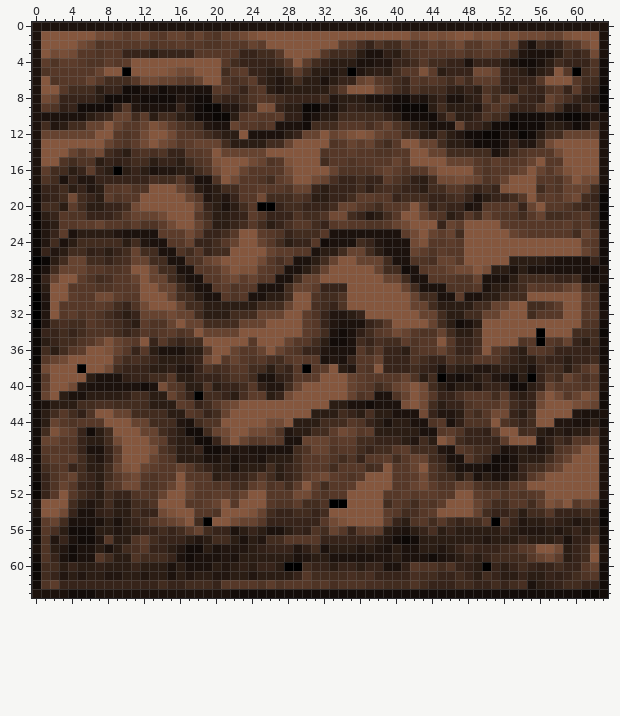
A pixel-art sprite gets an edit: Flooded.png. The picture above was drawn from the file before the commit.
The file is 64x64 pixels. Colours within 5 levels of each other are drawn and written as one.
The same view after the edit:
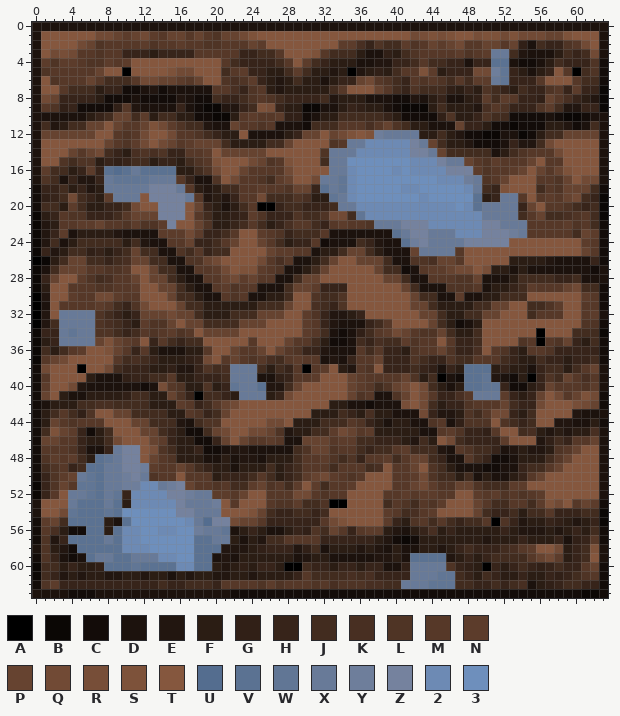
Palette (. is transparent): A #000000  B #0b0705  C #130c09  D #1c120d  E #221610  F #2b1d14  G #312017  H #37241a  J #422c1f  K #482f22  L #4f3425  M #563828  N #5c3c2b  P #664330  Q #714a35  R #774e38  S #7d523a  T #85573e  U #546d8f  V #5b7292  W #617695  X #687a98  Y #6e7e9b  Z #75829e  2 #6d8ab4  3 #6e8fbc
Difference:
{"y":3,"x":51,"old":"MM","new":"XX"}
{"y":4,"x":51,"old":"HF","new":"VV"}
{"y":5,"x":51,"old":"PH","new":"YW"}
{"y":6,"x":51,"old":"NH","new":"XW"}
{"y":12,"x":38,"old":"PNNJK","new":"YXXXX"}
{"y":13,"x":35,"old":"PNPLJMTTP","new":"XX22222ZX"}
{"y":14,"x":33,"old":"MMNMMLLMMTTP","new":"XXX222222ZZX"}
{"y":15,"x":33,"old":"MMLMMMMPMTTTTPP","new":"XX3333333222ZXX"}
{"y":16,"x":8,"old":"FAFHFDEE","new":"VUVXVVVV"}
{"y":16,"x":33,"old":"PLLLLNPNLMMQTTTT","new":"XX23333232222ZZZ"}
{"y":17,"x":8,"old":"HHHHHKJJ","new":"XWWWWXXX"}
{"y":17,"x":32,"old":"PKHHJHHNLJGFJQQRQP","new":"XXW2333333333222YX"}
{"y":18,"x":8,"old":"MMNLLTTTP","new":"XXXXXZZZX"}
{"y":18,"x":32,"old":"FHHHJGJKJHHFJJMMJH","new":"VXW23333322333332X"}
{"y":19,"x":9,"old":"LMM","new":"XXX"}
{"y":19,"x":13,"old":"TTTTP","new":"ZZZZX"}
{"y":19,"x":33,"old":"HHJNNMMHJJJHHJKHD","new":"WX23333333233333V"}
{"y":19,"x":52,"old":"HJ","new":"XX"}
{"y":20,"x":14,"old":"TTT","new":"ZZZ"}
{"y":20,"x":34,"old":"PPMLJMMNTNHJHHDEMMMN","new":"XX2222222222232VXXXX"}
{"y":21,"x":14,"old":"QTT","new":"ZZZ"}
{"y":21,"x":36,"old":"HEFJMTTPMLFHMJPMLL","new":"W2222222222222XXXX"}
{"y":22,"x":15,"old":"Q","new":"Z"}
{"y":22,"x":38,"old":"LMPQTTTHPNTTTTNMM","new":"XXXZZZ222222ZZXXX"}
{"y":23,"x":40,"old":"DNQTPNPJTTTTTPN","new":"VXZZXXX222ZZZYX"}
{"y":24,"x":41,"old":"DQSMMNMTTTTT","new":"VYZXXXXZZZZZ"}
{"y":25,"x":43,"old":"NLNM","new":"XXXX"}
{"y":32,"x":3,"old":"MNLM","new":"XXXX"}
{"y":33,"x":3,"old":"KJJM","new":"XXXX"}
{"y":34,"x":3,"old":"JHJL","new":"XWXX"}
{"y":35,"x":3,"old":"JJLM","new":"XXXX"}
{"y":38,"x":22,"old":"MMJ","new":"XXX"}
{"y":38,"x":48,"old":"FEE","new":"VVV"}
{"y":39,"x":22,"old":"LLJ","new":"XXX"}
{"y":39,"x":48,"old":"DFH","new":"VVW"}
{"y":40,"x":22,"old":"HJMG","new":"WXXV"}
{"y":40,"x":48,"old":"FEHH","new":"VVWW"}
{"y":41,"x":23,"old":"KNN","new":"XXX"}
{"y":41,"x":49,"old":"MMJ","new":"XXX"}
{"y":47,"x":9,"old":"MTT","new":"XZZ"}
{"y":48,"x":7,"old":"EHNTT","new":"VWXZZ"}
{"y":49,"x":6,"old":"FFJPSTP","new":"VVXXZZY"}
{"y":50,"x":5,"old":"JHFJMPQM","new":"XWVXXYZX"}
{"y":51,"x":5,"old":"HHFLMQQLLMPT","new":"WWVXXYY22XYZ"}
{"y":52,"x":4,"old":"MJHFJH","new":"XXWVXW"}
{"y":52,"x":11,"old":"LMLPTTPMM","new":"2222ZZYXX"}
{"y":53,"x":4,"old":"JFEFJF","new":"XVVVXV"}
{"y":53,"x":11,"old":"JJLTTTMMNP","new":"22222ZXXXY"}
{"y":54,"x":4,"old":"HDDGHFFJHHQSTTMML","new":"WVVVWV333333ZZXXX"}
{"y":55,"x":4,"old":"DDDD","new":"VVVV"}
{"y":55,"x":10,"old":"FHJMNPQTJATT","new":"V3333332XUZZ"}
{"y":56,"x":6,"old":"CF","new":"VV"}
{"y":56,"x":9,"old":"EFFHHJHJMPJHH","new":"V22332233YXXW"}
{"y":57,"x":4,"old":"DCCEMFFLNJHHHFEFJJ","new":"VVVVXV22333333VVXX"}
{"y":58,"x":5,"old":"DDFDFJKMHHFECCFD","new":"VVVVV22233333VVV"}
{"y":59,"x":6,"old":"DMJFFLJJJHDCDD","new":"VXXVVXXX2233VV"}
{"y":59,"x":42,"old":"DDCD","new":"VVVV"}
{"y":60,"x":8,"old":"FFFHFFFDFDDD","new":"VVVWVVVV22VV"}
{"y":60,"x":42,"old":"MLLJ","new":"XXXX"}
{"y":61,"x":42,"old":"KJJHH","new":"XXXWW"}
{"y":62,"x":41,"old":"JLJHHH","new":"XXXWWW"}
